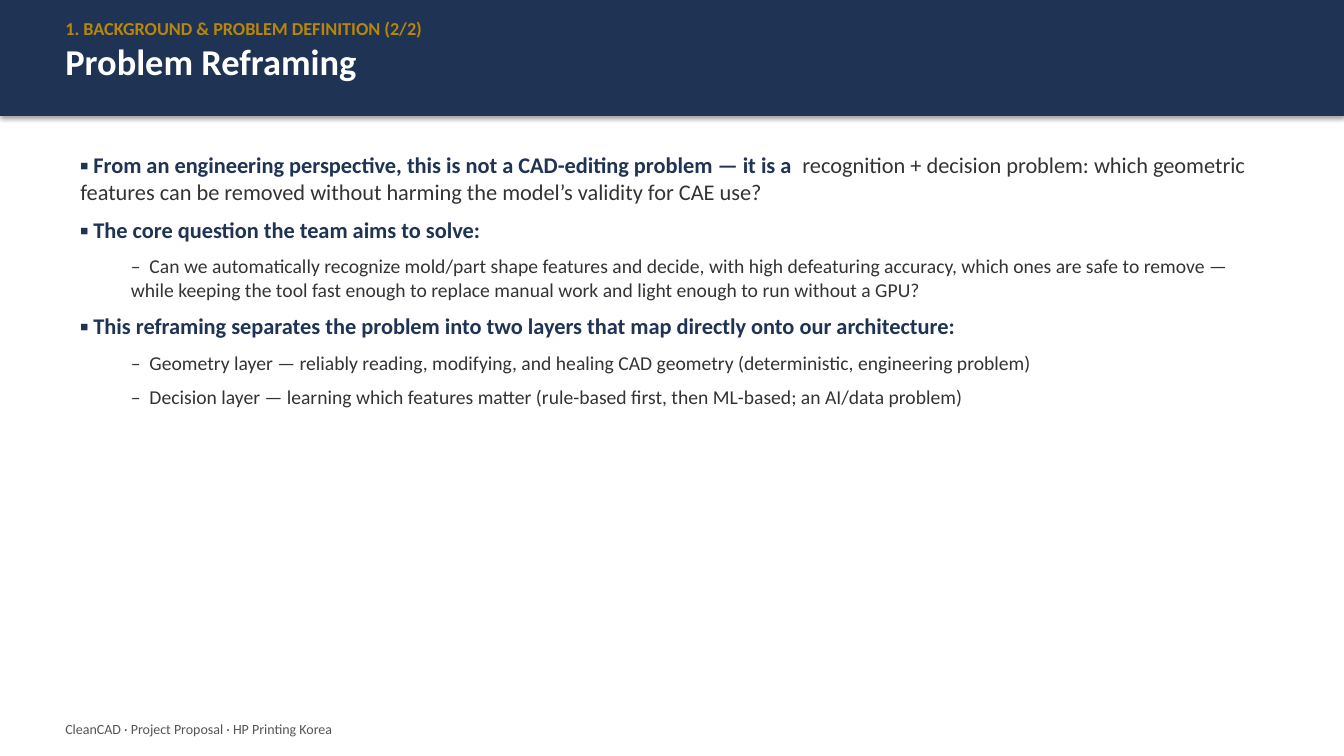
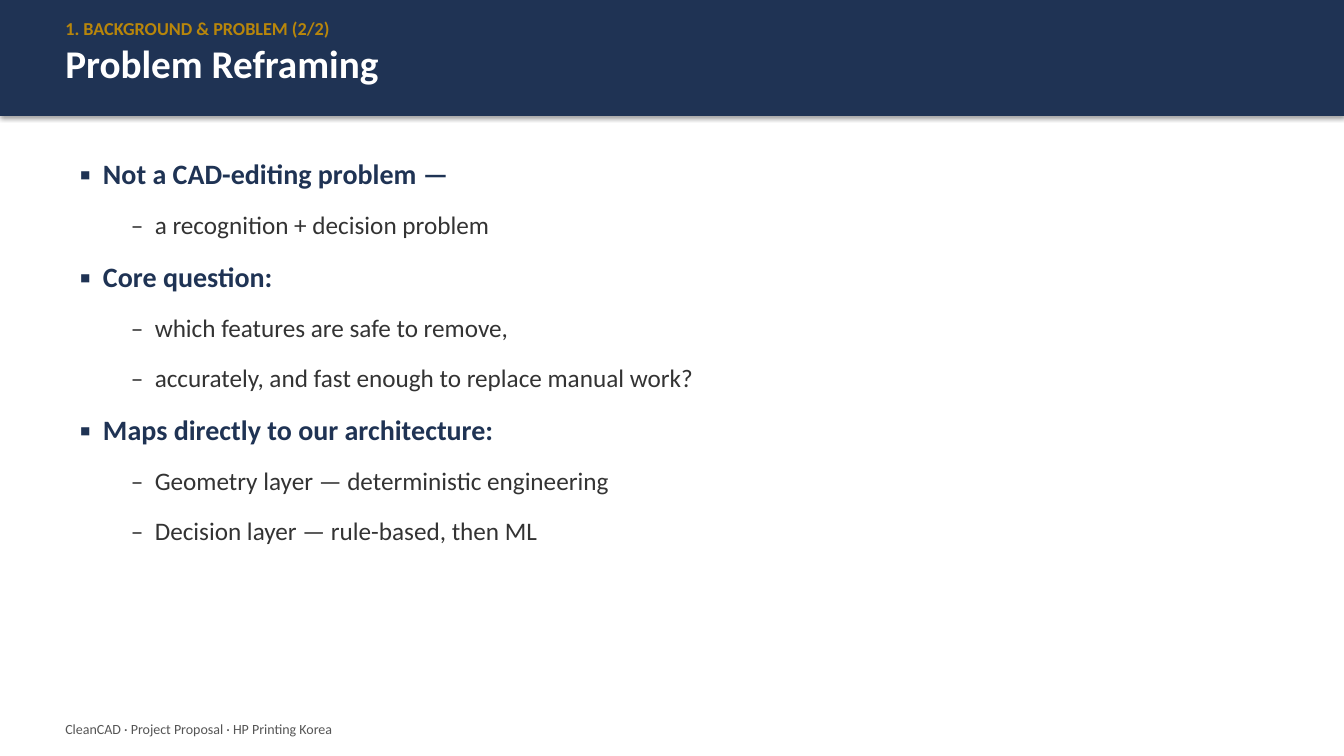
Before and after one commit to Junoh-Lee111/CapstoneProject-HP-Mold-Part-Defeaturing, a slide deck: slide 3 of docs/Project_Proposal.pptx. Drawn at 1344x756 pixels with LibreOffice and Linux fonts; fonts in the diff are those of the drawing. Boxes give left, top, right and bottom in pixels: in the first picture for what was removed or moved away, otherwise in the second. Text is boxed around its words. In the diff, an @@ line names an element or a change of style, - is before the commit and + after.

```diff
--- a/docs/Project_Proposal.pptx
+++ b/docs/Project_Proposal.pptx
@@ text at bbox=[65, 21, 330, 38]: text changed @@
-1. BACKGROUND & PROBLEM DEFINITION (2/2)
+1. BACKGROUND & PROBLEM (2/2)
@@ text at bbox=[65, 50, 379, 85]: size 26 to 28 pt in "Problem Reframing" @@
@@ text at bbox=[103, 164, 693, 544]: text changed; size 14 to 18 pt @@
-▪ From an engineering perspective, this is not a CAD-editing problem — it is a recognition + decision problem: which geometric features can be removed without harming the model’s validity for CAE use?
-▪ The core question the team aims to solve:
-  – Can we automatically recognize mold/part shape features and decide, with high defeaturing accuracy, which ones are safe to remove — while keeping the tool fast enough to replace manual work and light enough to run without a GPU?
-▪ This reframing separates the problem into two layers that map directly onto our architecture:
-  – Geometry layer — reliably reading, modifying, and healing CAD geometry (deterministic, engineering problem)
-  – Decision layer — learning which features matter (rule-based first, then ML-based; an AI/data problem)
+▪ Not a CAD-editing problem —
+  – a recognition + decision problem
+▪ Core question:
+  – which features are safe to remove,
+  – accurately, and fast enough to replace manual work?
+▪ Maps directly to our architecture:
+  – Geometry layer — deterministic engineering
+  – Decision layer — rule-based, then ML
```
Also in this commit, not shown: 15 other slides changed, 1 slide added, 6 other files.
